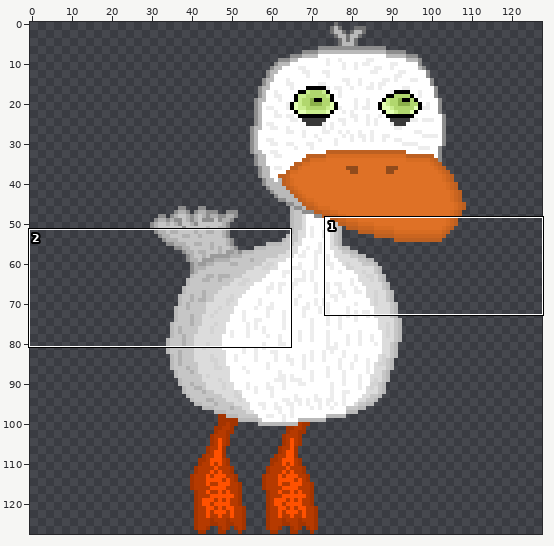
Edited in one commit: pixel-art file (Art/NewBird.aseprite). Above, an overview of the earlier version with the close-up marked.
Close-up. Before the commit:
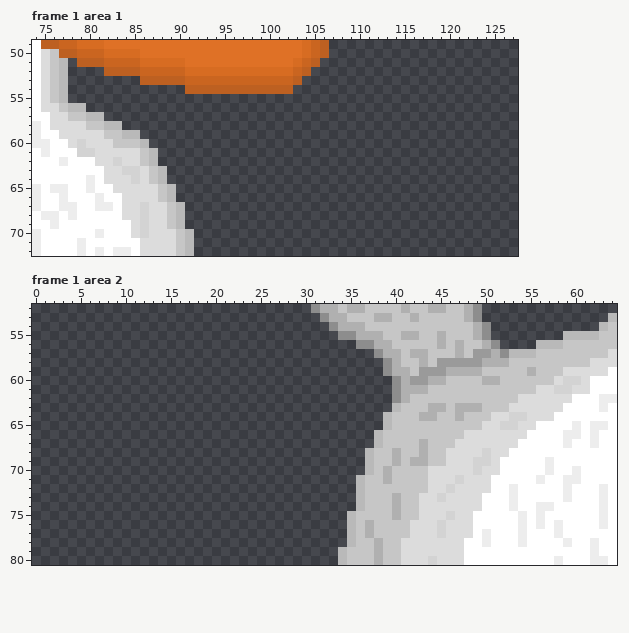
128x128 pixels, 1 frame. Colours within 5 levels of each other are drawn and written as one. Shown: frame 1 area 1: x 74..127, y 49..72; frame 1 area 2: x 0..64, y 52..80. The commit also changed other frames or places, which this record leaves out.
The result:
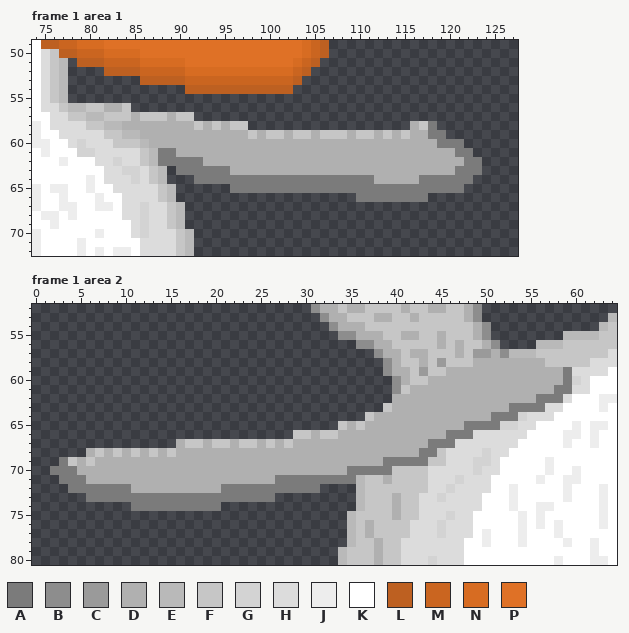
Palette (. is transparent): A #7b7b7b  B #8d8d8d  C #9a9a9a  D #b0b0b0  E #b9b9b9  F #c6c6c6  G #d3d3d3  H #dcdcdc  J #ededed  K #ffffff  L #bd6021  M #ca6520  N #d76c22  P #df7126
The edit:
layer "Vasen siipi" added
layer "Oikea siipi" added
--- frame 1 area 1, layer "Vasen siipi"
@@ x 74..127 @@
 55 KHFE..................................................
-56 KHHFEE................................................
-57 KKHHFFEE..............................................
-58 JKHHHHFFEE............................................
-59 JKKHHHHHFFEE..........................................
-60 JJKKHGHHHFFFE.........................................
-61 KJKKKGGHHHHHFE........................................
-62 KKKJKKKHHGHHFE........................................
-63 KKKKKKKKHHGGHFE.......................................
-64 KKKKKKJKHHHGHFE.......................................
-65 JKJJKKJKKHHHHHFE......................................
-66 JKKJKKKJKKHHHHFE......................................
+56 KHHFEEFFDDF...........................................
+57 KKHHFFEEFFFDFFFDFF....................................
+58 JKHHHHFFEEDDDDDDDDFDFDFF..................DFA.........
+59 JKKHHHHHFFEEDDDDDDDDDDDDFDFFDFFDFFFDFFDFDFDDAA........
+60 JJKKHGHHHFFFEDDDDDDDDDDDDDDDDDDDDDDDDDDDDDDDDAAA......
+61 KJKKKGGHHHHHFEAADDDDDDDDDDDDDDDDDDDDDDDDDDDDDDDAA.....
+62 KKKJKKKHHGHHFEAAAAADDDDDDDDDDDDDDDDDDDDDDDDDDDDDAA....
+63 KKKKKKKKHHGGHFE.AAAAAADDDDDDDDDDDDDDDDDDDDDDDDDAAA....
+64 KKKKKKJKHHHGHFE...AAAAAAAAAAAAAAAAAAAADDDDDAAAAAA.....
+65 JKJJKKJKKHHHHHFE......AAAAAAAAAAAAAAAAAAAAAAAAAA......
+66 JKKJKKKJKKHHHHFE....................AAAAAAAA..........
 67 JKKJJKKJJKHHGHHFE.....................................
--- frame 1 area 2, layer "Oikea siipi"
@@ x 0..64 @@
 57 ......................................BDDFDDFFFDFCCDBEEEFFFFFFFFH
-58 .......................................BDFFDFCCCCCDDDFFFFFFFFFHHH
-59 .......................................BDDFCCCDDDDFFFFFDFFFHHHHHK
-60 ........................................BDCCDDFFFFDDFFFFFFHGGHKKK
-61 ........................................BDDDFFFFFFFFFFFFHHGGHHKKK
-62 ........................................BDFFFFFFFFFFFFHHHHHHKKKJJ
-63 ........................................EFFFDDFDDDFFFHHHHHHKKKKJK
-64 .......................................EFFFDDFFDFFFHHGGHHHKKKKKKK
-65 .......................................EFFFFFFFFFFHHGGHHKKKKJKJJK
-66 ......................................EFFFFFFFFFHHHHHHHKKKKJJKJKK
-67 ......................................EFFFFDFFFHHHHHHHKKKKKJKKJKK
-68 .....................................EFFDFFDFFHHHHGHHKKKKKKKKKKKK
-69 .....................................EFFDFDDFFHHHGGHKKKKKJKKKKKKK
-70 .....................................EFDFFFFHHHHHGHHKKKKKJKKJKKKK
-71 ....................................EFFDFFFFHHHGHHHKKKKKJKKJJKKKK
-72 ....................................EFFFFFFFHHGHHHHKKJKKKKKJKKKJK
-73 ....................................EFFFDFFHHGHHHHKKKJKKKKKJKKKJK
-74 ....................................EFFFDFFHHHHHHHKKKJKKJJKKKKKJK
+58 .......................................BDFFDFCFFFDDDDDDDDFFFFFHHH
+59 .......................................BDDFCFFDDDDDDDDDDDDDAHHHHK
+60 ........................................BDFFDDDDDDDDDDDDDDDAGHKKK
+61 ........................................BFDDDDDDDDDDDDDDDDAAHHKKK
+62 ........................................DDDDDDDDDDDDDDDDAAAHKKKJJ
+63 .......................................FDDDDDDDDDDDDDAAAAHHKKKKJK
+64 .....................................FDDDDDDDDDDDDDAAAGHHHKKKKKKK
+65 ..................................FDFDDDDDDDDDDDAAAAGGHHKKKKJKJJK
+66 .............................FFDFFDDDDDDDDDDDDAAAHHHHHHKKKKJJKJKK
+67 ................DFFDFFDFFDFDFDDDDDDDDDDDDDDDAAAHHHHHHHKKKKKJKKJKK
+68 ......DFDFDFDFDFDDDDDDDDDDDDDDDDDDDDDDDDDDDAAFHHHHGHHKKKKKKKKKKKK
+69 ...AFDFDDDDDDDDDDDDDDDDDDDDDDDDDDDDDDDDAAAAAFFHHHGGHKKKKKJKKKKKKK
+70 ..AAADDDDDDDDDDDDDDDDDDDDDDDDDDDDDDAAAAAFFFFHHHHHGHHKKKKKJKKJKKKK
+71 ...AAADDDDDDDDDDDDDDDDDDDDDAAAAAAAAAEFFDFFFFHHHGHHHKKKKKJKKJJKKKK
+72 ....AAAAAAADDDDDDDDDDAAAAAAAAAAA....EFFFFFFFHHGHHHHKKJKKKKKJKKKJK
+73 ......AAAAAAAAAAAAAAAAAAAAA.........EFFFDFFHHGHHHHKKKJKKKKKJKKKJK
+74 ...........AAAAAAAAAA...............EFFFDFFHHHHHHHKKKJKKJJKKKKKJK
 75 ...................................EFFFFDFFHHHGHHKKKKKJKJKKKKKKJK
Where, in picture pixels (left, top, right, bottom), the same in both close-ups:
added: (86, 103, 482, 202)
changed: (50, 358, 572, 511)
